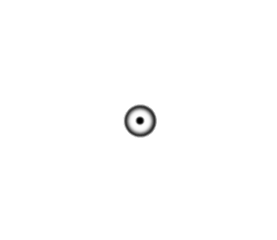
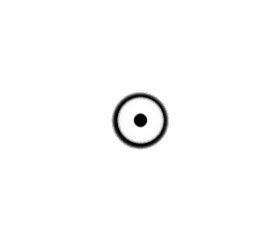
Layers edited between the first and the second 277 × 240 image:
painted on "Settlement" over <box>111,92,169,150</box>
